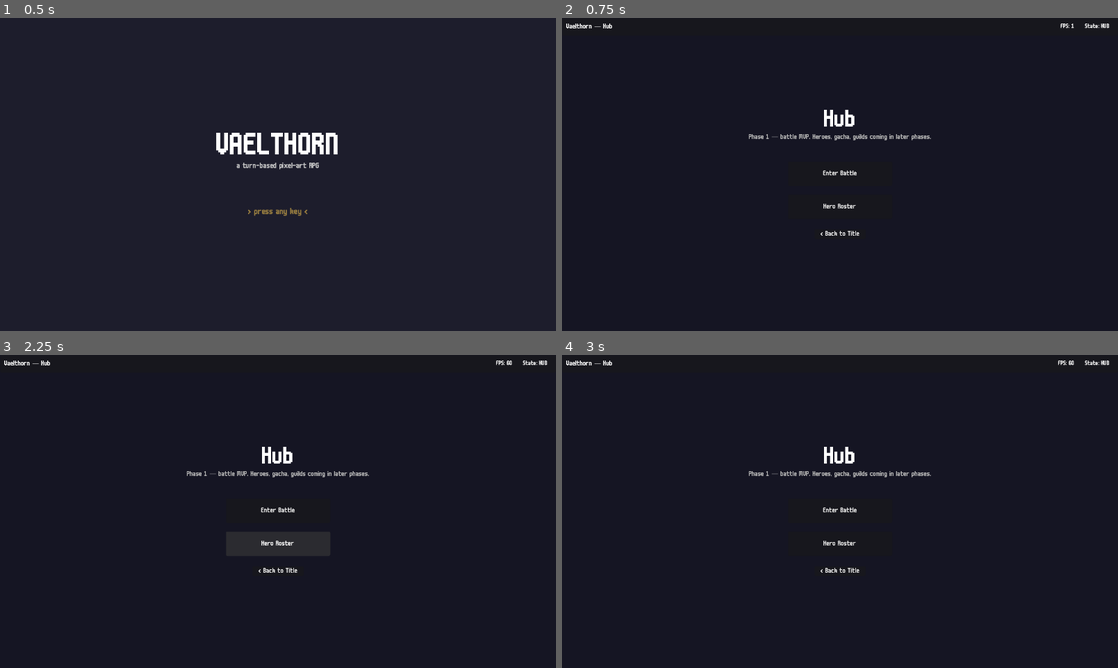
Above: before the commit, frames 1-4 (two rows, left to right).
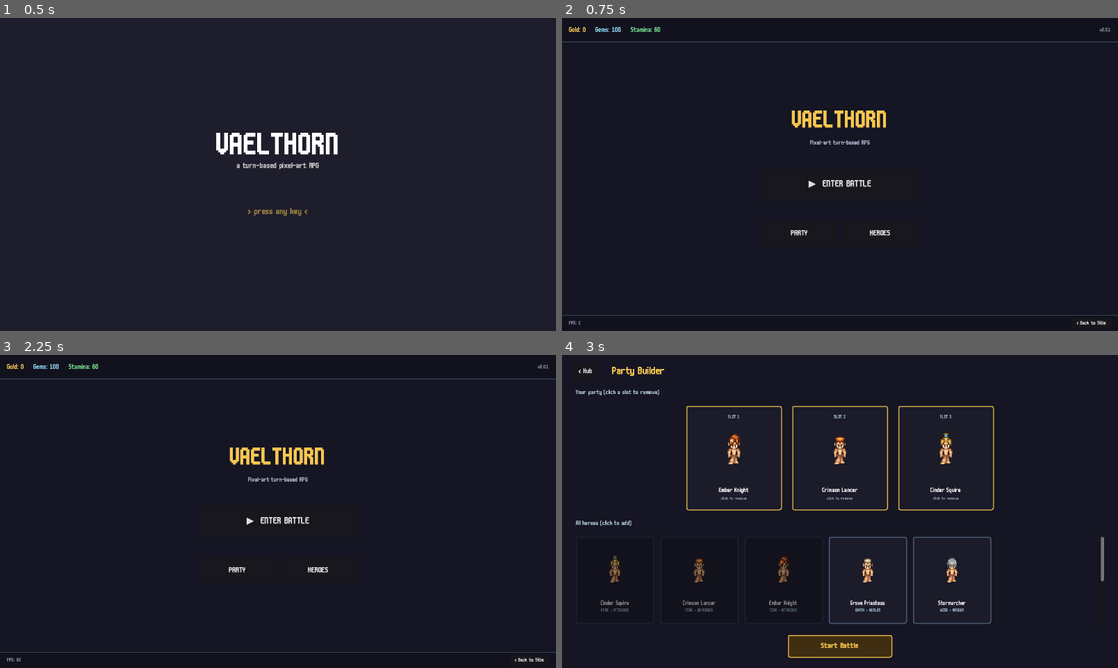
Above: after the commit, the same moments.

Repository: joppe2001/Vaelthorn
Game: Godot game, scene res://scenes/title/title.tscn
Two runs of this game, one before a commit and one after it. Both use one fixed random seed, a clock stepped at 60 frames per second and the inputs below.
Inputs (mouse positions are in pixels of both pictures, inside the frame that each line leads up to):
- Up to frame 1 (0.5 s): no input
- Up to frame 2 (0.75 s): tap Enter at 0.5 s; move the mouse to (962, 158) at 0.52 s; click (962, 158) at 0.67 s
- Up to frame 3 (2.25 s): click "Hero Roster" (after the commit: "HEROES") at 1.25 s; click "< Hub" at 2 s
- Up to frame 4 (3 s): click (801, 570) at 2.75 s, where only the run after the commit has a clickable "PARTY"

Frame 1 is identical in both runs. In frame 2, 2.2% of the frame differs, in the area x 0-100%, y 1-98%; in frame 3, 2.3%; in frame 4, 5.8%, in the area x 0-99%, y 1-97%.

Commit message:
feat: hub v1 — currency top bar + primary CTA + secondary destinations
Replaces the placeholder hub (title + 3 vertical buttons) with a
proper navigation root:

  TopBar (always visible)
    Gold / Gems / Stamina  — pulled live from SaveManager so battle
                             drops show up here immediately.
    Version label          — small grey, right-aligned.

  Center
    VAELTHORN heading + subtitle.
    [▶ ENTER BATTLE]      primary CTA, 360x72, routes through Party
                          Builder so the lineup is confirmed before
                          the fight starts.
    [PARTY]  [HEROES]     secondary destinations, 174x60 each.

  Footer
    FPS:                  small grey, dev info.
    [< Back to Title]     escape hatch (kept from old hub).

Hub.gd refreshes currency labels every frame (3 label sets — cheap;
swap to a SaveManager signal if it ever shows up in a profile).

This is the v1 grid-button hub. The eventual pixel-art village
swaps in here later — same SaveManager hooks, same destinations,
just painted buildings instead of buttons.

Diff:
--- a/scenes/hub/hub.gd
+++ b/scenes/hub/hub.gd
@@ -1,25 +1,58 @@
 extends Control
+## Hub — primary navigation screen.
+##
+## Top bar reads currency from SaveManager so the numbers reflect the
+## player's actual save. Body has a primary CTA (Enter Battle) and two
+## secondary destinations (Party Builder, Hero Roster). Footer shows
+## FPS + a back-to-title escape hatch.
+##
+## v1 layout — grid of buttons. The eventual BF/Idle-Heroes pixel-art
+## village swaps in here later (same destinations, just rendered as
+## clickable buildings on a painted background). Save/load + the
+## destinations themselves don't change.
 
-@onready var _fps_label: Label = $TopBar/HBox/FPSLabel
-@onready var _state_label: Label = $TopBar/HBox/StateLabel
+@onready var _gold_label: Label = $TopBar/HBox/GoldLabel
+@onready var _gems_label: Label = $TopBar/HBox/GemsLabel
+@onready var _stamina_label: Label = $TopBar/HBox/StaminaLabel
+@onready var _fps_label: Label = $Footer/HBox/FPSLabel
 
 
 func _ready() -> void:
 	Game.transition_state(Game.State.HUB)
+	_refresh_currencies()
 
 
 func _process(_delta: float) -> void:
 	_fps_label.text = "FPS: %d" % Engine.get_frames_per_second()
-	_state_label.text = "State: HUB"
+	# Cheap to refresh every frame — three label assignments. If we
+	# later add per-frame allocations, gate this behind a signal from
+	# SaveManager instead.
+	_refresh_currencies()
 
 
-func _on_back_pressed() -> void:
-	Game.change_scene("res://scenes/title/title.tscn")
+func _refresh_currencies() -> void:
+	_gold_label.text    = "Gold: %d"    % SaveManager.get_currency("gold")
+	_gems_label.text    = "Gems: %d"    % SaveManager.get_currency("gems")
+	_stamina_label.text = "Stamina: %d" % SaveManager.get_currency("stamina")
 
 
+# ─── Navigation ──────────────────────────────────────────────────────
+
 func _on_battle_pressed() -> void:
+	# Routes through Party Builder so the player confirms their lineup
+	# before the battle starts. battle.tscn falls back to a default
+	# party if Game.selected_party_ids is empty, but the explicit step
+	# makes "ENTER BATTLE" feel intentional.
+	Game.change_scene("res://scenes/party_builder/party_builder.tscn")
+
+
+func _on_party_pressed() -> void:
 	Game.change_scene("res://scenes/party_builder/party_builder.tscn")
 
 
 func _on_heroes_pressed() -> void:
 	Game.change_scene("res://scenes/hero_roster/hero_roster.tscn")
+
+
+func _on_back_pressed() -> void:
+	Game.change_scene("res://scenes/title/title.tscn")
--- a/scenes/hub/hub.tscn
+++ b/scenes/hub/hub.tscn
@@ -1,6 +1,24 @@
-[gd_scene load_steps=2 format=3]
+[gd_scene load_steps=4 format=3]
 
 [ext_resource type="Script" path="res://scenes/hub/hub.gd" id="1"]
+
+[sub_resource type="StyleBoxFlat" id="StyleBar"]
+bg_color = Color(0.07, 0.07, 0.12, 1)
+border_color = Color(0.337, 0.424, 0.525, 1)
+border_width_bottom = 1
+content_margin_left = 16.0
+content_margin_right = 16.0
+content_margin_top = 10.0
+content_margin_bottom = 10.0
+
+[sub_resource type="StyleBoxFlat" id="StyleFooter"]
+bg_color = Color(0.07, 0.07, 0.12, 1)
+border_color = Color(0.337, 0.424, 0.525, 1)
+border_width_top = 1
+content_margin_left = 16.0
+content_margin_right = 16.0
+content_margin_top = 6.0
+content_margin_bottom = 6.0
 
 [node name="Hub" type="Control"]
 layout_mode = 3
@@ -20,86 +38,127 @@
 layout_mode = 1
 anchors_preset = 10
 anchor_right = 1.0
-offset_bottom = 40.0
+offset_bottom = 56.0
+theme_override_styles/panel = SubResource("StyleBar")
 
 [node name="HBox" type="HBoxContainer" parent="TopBar"]
 layout_mode = 2
+theme_override_constants/separation = 22
 
-[node name="Title" type="Label" parent="TopBar/HBox"]
+[node name="GoldLabel" type="Label" parent="TopBar/HBox"]
+layout_mode = 2
+text = "Gold: 0"
+theme_override_font_sizes/font_size = 16
+theme_override_colors/font_color = Color(0.976, 0.78, 0.31, 1)
+
+[node name="GemsLabel" type="Label" parent="TopBar/HBox"]
+layout_mode = 2
+text = "Gems: 0"
+theme_override_font_sizes/font_size = 16
+theme_override_colors/font_color = Color(0.55, 0.83, 0.94, 1)
+
+[node name="StaminaLabel" type="Label" parent="TopBar/HBox"]
+layout_mode = 2
+text = "Stamina: 0"
+theme_override_font_sizes/font_size = 16
+theme_override_colors/font_color = Color(0.45, 0.85, 0.55, 1)
+
+[node name="Filler" type="Control" parent="TopBar/HBox"]
 layout_mode = 2
 size_flags_horizontal = 3
-text = "  Vaelthorn — Hub"
-theme_override_font_sizes/font_size = 16
 
-[node name="FPSLabel" type="Label" parent="TopBar/HBox"]
+[node name="VersionLabel" type="Label" parent="TopBar/HBox"]
 layout_mode = 2
-text = "FPS: --"
-theme_override_font_sizes/font_size = 14
-
-[node name="Sep" type="Control" parent="TopBar/HBox"]
-custom_minimum_size = Vector2(16, 0)
-layout_mode = 2
-
-[node name="StateLabel" type="Label" parent="TopBar/HBox"]
-layout_mode = 2
-text = "State: --"
-theme_override_font_sizes/font_size = 14
-
-[node name="Sep2" type="Control" parent="TopBar/HBox"]
-custom_minimum_size = Vector2(16, 0)
-layout_mode = 2
+text = "v0.0.1"
+theme_override_font_sizes/font_size = 12
+theme_override_colors/font_color = Color(0.6, 0.6, 0.7, 1)
 
 [node name="Center" type="CenterContainer" parent="."]
 layout_mode = 1
 anchors_preset = 15
 anchor_right = 1.0
 anchor_bottom = 1.0
+offset_top = 56.0
+offset_bottom = -36.0
 
 [node name="VBox" type="VBoxContainer" parent="Center"]
 layout_mode = 2
+theme_override_constants/separation = 18
 
 [node name="Heading" type="Label" parent="Center/VBox"]
 layout_mode = 2
-text = "Hub"
+text = "VAELTHORN"
 horizontal_alignment = 1
 theme_override_font_sizes/font_size = 56
+theme_override_colors/font_color = Color(0.976, 0.78, 0.31, 1)
 
 [node name="Sub" type="Label" parent="Center/VBox"]
 layout_mode = 2
-text = "Phase 1 — battle MVP. Heroes, gacha, guilds coming in later phases."
+text = "Pixel-art turn-based RPG"
 horizontal_alignment = 1
-theme_override_font_sizes/font_size = 16
-modulate = Color(0.7, 0.7, 0.7, 1)
+theme_override_font_sizes/font_size = 14
+theme_override_colors/font_color = Color(0.7, 0.7, 0.8, 1)
 
-[node name="Spacer" type="Control" parent="Center/VBox"]
-custom_minimum_size = Vector2(0, 40)
+[node name="GapBeforeCTA" type="Control" parent="Center/VBox"]
+custom_minimum_size = Vector2(0, 16)
 layout_mode = 2
 
 [node name="BattleBtn" type="Button" parent="Center/VBox"]
 layout_mode = 2
 size_flags_horizontal = 4
-custom_minimum_size = Vector2(240, 56)
-text = "  Enter Battle  "
+custom_minimum_size = Vector2(360, 72)
+text = "▶  ENTER BATTLE"
+theme_override_font_sizes/font_size = 22
 
-[node name="Spacer2" type="Control" parent="Center/VBox"]
+[node name="GapAfterCTA" type="Control" parent="Center/VBox"]
 custom_minimum_size = Vector2(0, 12)
 layout_mode = 2
 
-[node name="HeroesBtn" type="Button" parent="Center/VBox"]
+[node name="SecondaryRow" type="HBoxContainer" parent="Center/VBox"]
 layout_mode = 2
 size_flags_horizontal = 4
-custom_minimum_size = Vector2(240, 56)
-text = "  Hero Roster  "
+theme_override_constants/separation = 12
 
-[node name="Spacer3" type="Control" parent="Center/VBox"]
-custom_minimum_size = Vector2(0, 16)
+[node name="PartyBtn" type="Button" parent="Center/VBox/SecondaryRow"]
+layout_mode = 2
+custom_minimum_size = Vector2(174, 60)
+text = "PARTY"
+theme_override_font_sizes/font_size = 18
+
+[node name="HeroesBtn" type="Button" parent="Center/VBox/SecondaryRow"]
+layout_mode = 2
+custom_minimum_size = Vector2(174, 60)
+text = "HEROES"
+theme_override_font_sizes/font_size = 18
+
+[node name="Footer" type="PanelContainer" parent="."]
+layout_mode = 1
+anchors_preset = 12
+anchor_top = 1.0
+anchor_right = 1.0
+anchor_bottom = 1.0
+offset_top = -36.0
+theme_override_styles/panel = SubResource("StyleFooter")
+
+[node name="HBox" type="HBoxContainer" parent="Footer"]
 layout_mode = 2
 
-[node name="BackBtn" type="Button" parent="Center/VBox"]
+[node name="FPSLabel" type="Label" parent="Footer/HBox"]
 layout_mode = 2
-size_flags_horizontal = 4
+text = "FPS: --"
+theme_override_font_sizes/font_size = 12
+theme_override_colors/font_color = Color(0.55, 0.55, 0.65, 1)
+
+[node name="Filler" type="Control" parent="Footer/HBox"]
+layout_mode = 2
+size_flags_horizontal = 3
+
+[node name="BackBtn" type="Button" parent="Footer/HBox"]
+layout_mode = 2
 text = "  < Back to Title  "
+theme_override_font_sizes/font_size = 12
 
 [connection signal="pressed" from="Center/VBox/BattleBtn" to="." method="_on_battle_pressed"]
-[connection signal="pressed" from="Center/VBox/HeroesBtn" to="." method="_on_heroes_pressed"]
-[connection signal="pressed" from="Center/VBox/BackBtn" to="." method="_on_back_pressed"]
+[connection signal="pressed" from="Center/VBox/SecondaryRow/PartyBtn" to="." method="_on_party_pressed"]
+[connection signal="pressed" from="Center/VBox/SecondaryRow/HeroesBtn" to="." method="_on_heroes_pressed"]
+[connection signal="pressed" from="Footer/HBox/BackBtn" to="." method="_on_back_pressed"]
